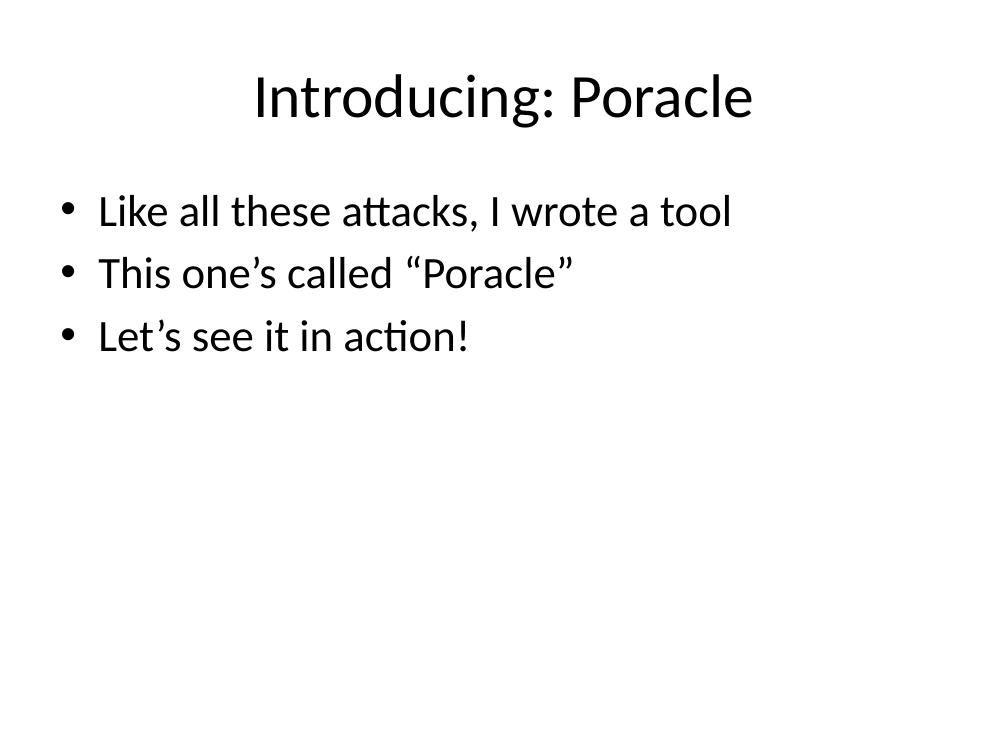
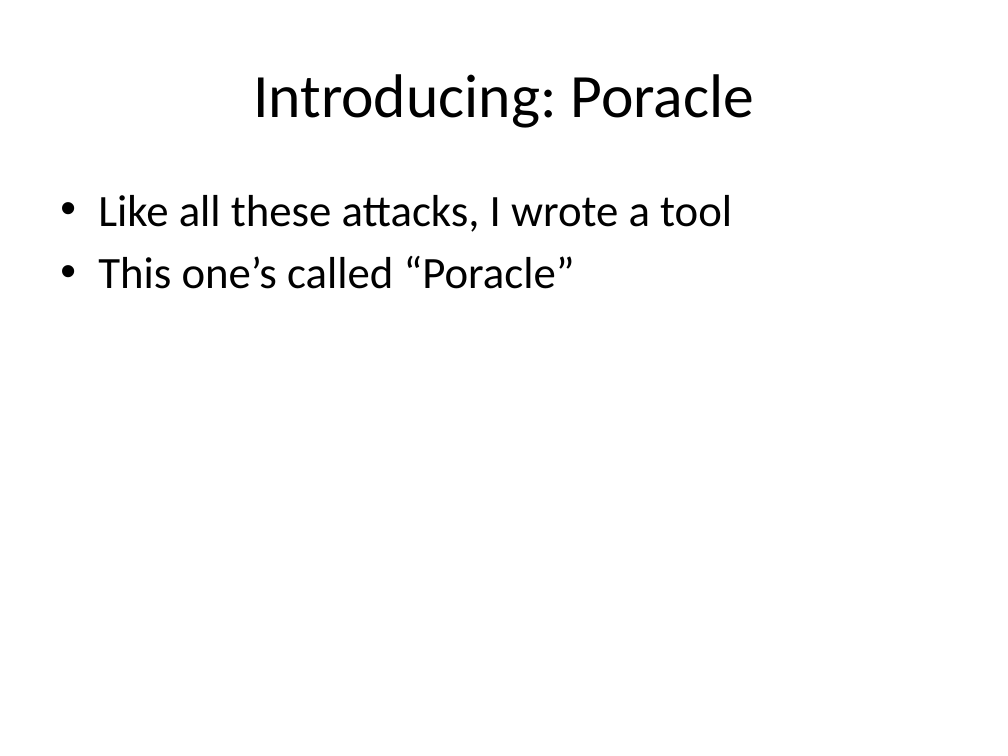
Before and after one commit to iagox86/2013-02-Shmoocon-talk, a slide deck: slide 89 of Shmoocon.pptx. Drawn at 1008x756 pixels with LibreOffice and Linux fonts; fonts in the diff are those of the drawing. Boxes give left, top, right and bottom in pixels: in the first picture for what was removed or moved away, otherwise in the second. Text is boxed around its words. In the diff, an @@ line names an element or a change of style, - is before the commit and + after.

```diff
--- a/Shmoocon.pptx
+++ b/Shmoocon.pptx
@@ text at [98,319,470,352]: paragraph removed @@
-• Let’s see it in action!
```
Also in this commit, not shown: 8 other slides changed.
